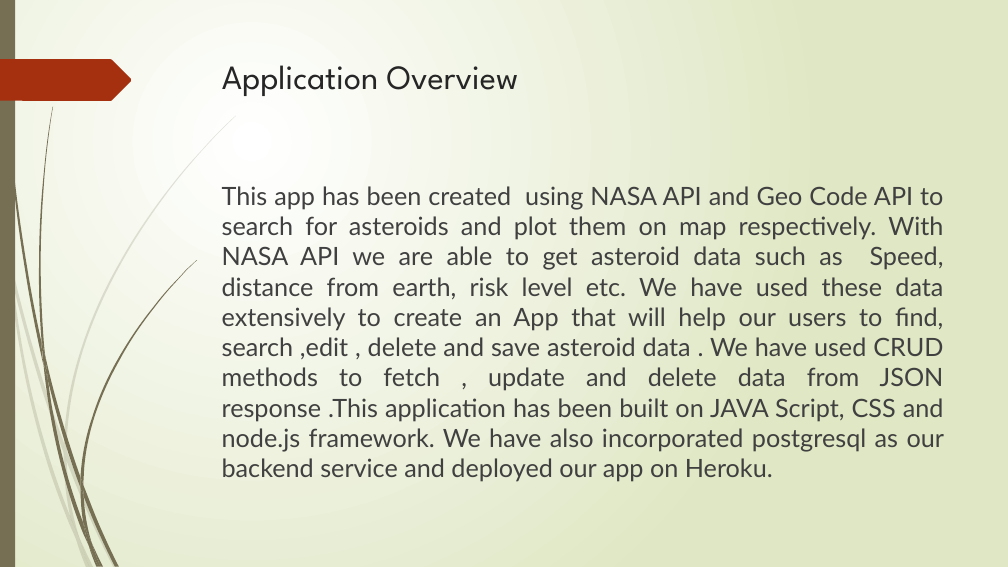
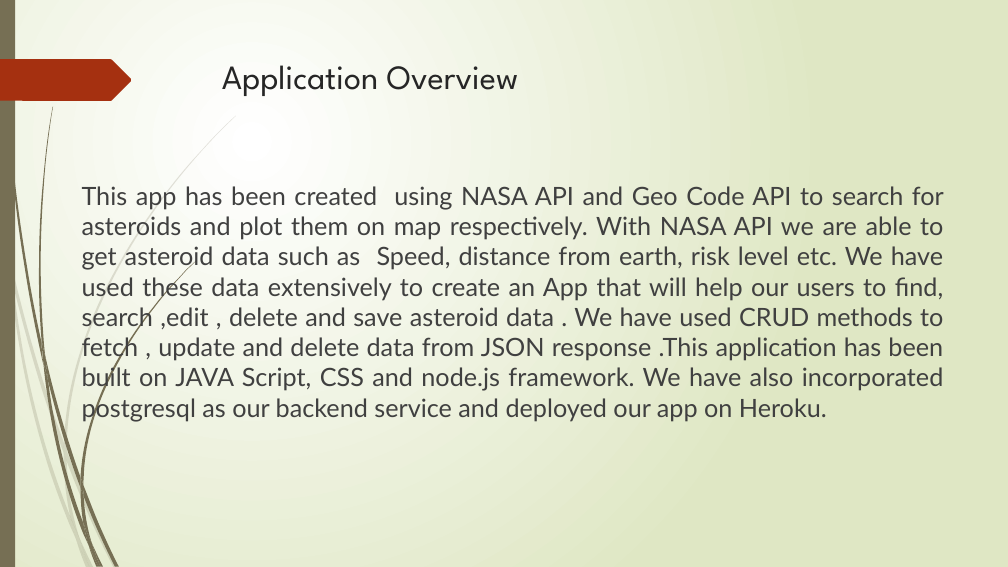
Before and after one commit to 301n15-nasa/main, a slide deck: slide 3 of Data Asteroid.pptx (slide 2 before the commit). Drawn at 1008x567 pixels with LibreOffice and Linux fonts; fonts in the diff are those of the drawing. Boxes give left, top, right and bottom in pixels: in the first picture for what was removed or moved away, otherwise in the second. Text is boxed around its words. In the diff, an @@ line names an element or a change of style, - is before the commit and + after.

```diff
--- a/Data Asteroid.pptx
+++ b/Data Asteroid.pptx
@@ text "This app has been created ..." rewrapped from box(222, 186, 945, 482) to box(82, 186, 944, 421) @@
```
